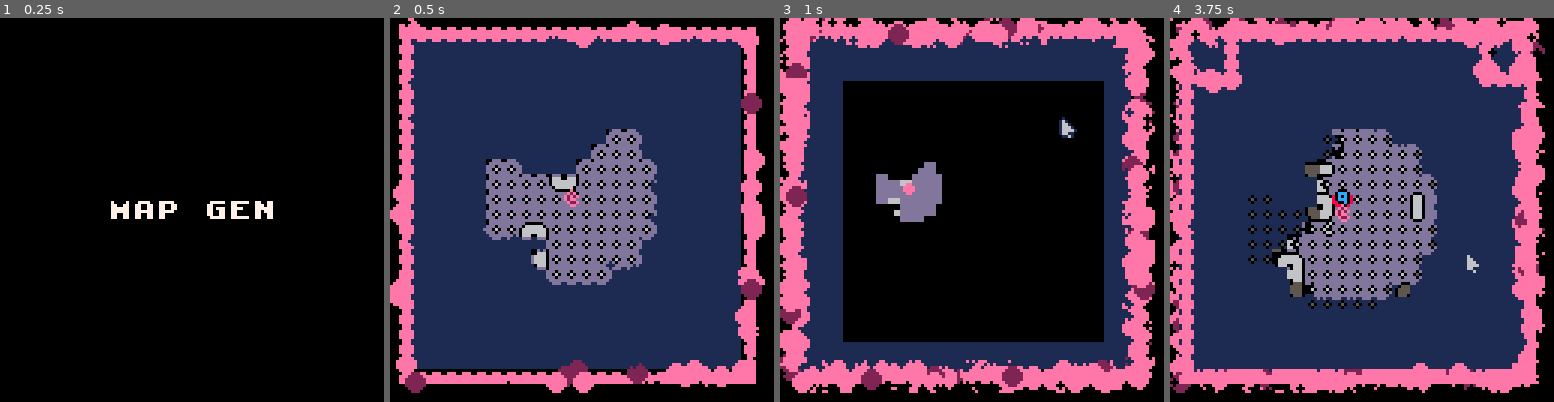
Above: before the commit, frames 1-4 (left to right).
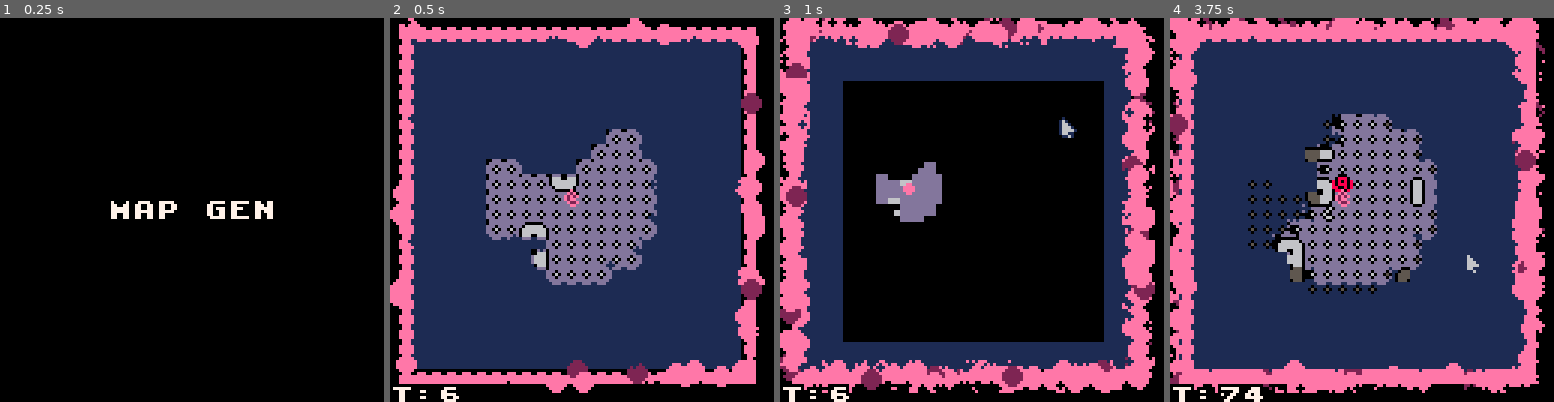
Above: after the commit, the same moments.

Repository: cpiod/blob-blob-blob
Game: PICO-8 cartridge blob.p8
Same seed, same stepped clock (60 frames per second), same inputs: the game is played once before the commit and once after it.
Inputs (mouse positions are in pixels of both pictures, inside the frame that each line leads up to):
- Up to frame 1 (0.25 s): no input
- Up to frame 2 (0.5 s): tap X (X key) at 0.33 s
- Up to frame 3 (1 s): click (1060, 121) at 0.67 s; tap O (Z key) at 0.7 s
- Up to frame 4 (3.75 s): tap X (X key) at 1.07, 1.85, 2.97 s; click (1216, 267) at 1.22 s; hold Right 1.6-2.1 s; tap O (Z key) every 0.4 s from 1.7 to 3.7 s; click (1277, 114) at 1.77 s; hold Up 2.15-2.42 s; click (1342, 259) at 2.32 s; hold Right 2.47-3.03 s; click (1404, 106) at 2.87 s; hold Left 3.08-3.58 s; click (1465, 256) at 3.42 s; hold Down from 3.63 s (still down)

Frame 1 is identical in both runs. In frame 2, 0.7% of the frame differs, in the area x 0-93%, y 0-100%; in frame 3, 0.4%; in frame 4, 11%, in the area x 0-98%, y 0-100%.

Commit message:
Hunger clock

Diff:
--- a/blob.p8
+++ b/blob.p8
@@ -6,6 +6,7 @@
 
 function _init()
  xp=0
+ hunger_delay=500
  poke(0x5f2d, 1) --enable mouse
  mouse_last_move=-100
  mouse_last_x=stat(32)
@@ -27,6 +28,7 @@
  redraw=false
  ents={}
  srand(2)--todo
+ depth=0
  mapgen()
  menuitem(1, "controls", function() show_controls=true end)
 end
@@ -36,6 +38,7 @@
 -- 11: monster input
 -- 12: end turn
 -- 13: blob auto input
+-- 14: hunger
 -- 20: game over
 
 table_los=split("-1,0,-2,-1,-3,-1,-4,-2,-5,-2,,,,,,,-1,0,-2,0,-3,-1,-4,-1,-5,-1,,,,,,,-1,0,-2,0,-3,0,-4,0,-5,0,,,,,,,-1 …(834 unchanged characters)…
@@ -115,6 +118,12 @@
 	   end
 	  elseif acting_ent.monster then
 	   status=11
+	  elseif acting_ent.hunger then
+	   for e in all(ents) do
+	    if(e.blob) e+=cmp("suffers",{dmg=1})
+	   end
+	   add_msg("sO HUNGRY!")
+	   acting_ent.t+=hunger_delay
 	  else
 	   assert(false)
 	  end
@@ -145,6 +154,13 @@
   sys_suffers(ents)
   sys_dead(ents)
 
+  -- check deaths
+  local found=false
+  for e in all(ents) do
+	  if(e.blob) found=true e.target=search_target(e)
+	 end
+	 -- game over
+	 if(not found) status=20
  end
 
  if dirty_cells then
@@ -155,12 +171,6 @@
 	 update_los_all()
 --		 printh("dirty_cell")
 	 redraw_heavy=true
-	 local found=false
-	 for e in all(ents) do
-	  if(e.blob) found=true e.target=search_target(e)
-	 end
-	 -- game over
-	 if(not found) status=20
  elseif rerender then
   create_tiles_one_blob(current_blob,false)
   update_los_one()
@@ -298,7 +308,7 @@
  draw_background_entities()
  if(show_map) draw_map()
  if(show_classes) draw_classes()
--- ?nice_print("T:"..turn,0,121)
+ ?nice_print("T:"..turn,0,121)
  draw_msg()
  draw_mouse()
  if(show_controls) draw_controls()
@@ -415,9 +425,9 @@
   ?desc[c.adj][3],x+2,y+14,col2
   color(nb==selected_class and 5 or 1)
   ?"aTK   "..c.atk,x+1,y+20
-  ?"aTKsPD "..(12-c.atkspd),x+30,y+20
+  ?"aTKsPD "..(10-c.atkspd\2),x+30,y+20
   ?"aRMOR "..c.armor,x+1,y+26
-  ?"mOVsPD "..(12-c.movspd),x+30,y+26
+  ?"mOVsPD "..(10-c.movspd\2),x+30,y+26
   if c.rangemax==c.rangemin then
    ?"rANGE "..c.rangemin,x+1,y+32
   elseif c.rangemax then
@@ -675,6 +685,7 @@
 function mapgen()
  nice_print("map gen",nil,60)
  flip()
+ depth+=1
  first_step()
  second_step()
  set_bitset_wall()
@@ -792,8 +803,14 @@
  mset(bestx,besty,35)
 
  for i=1,10 do
-  add_monster()
- end
+  local cnb=rnd(5)\1
+  if(depth==1) cnb=rnd(3)\1
+  add_monster(cnb)
+ end
+ local h=ent()+cmp("hunger",{})
+ h+=cmp("turn",{t=hunger_delay})
+ h+=cmp("hunger",{})
+ add(ents,h)
 end
 
 function get_empty_space()
@@ -969,22 +986,22 @@
 default_classes={
 [0]={c=0,adj="bASIC",atk=5,atkspd=10,
  armor=2,movspd=6,rangemin=1,rangemax=1},
-{c=1,adj="bASIC",atk=8,atkspd=16,
+{c=1,adj="bASIC",atk=8,atkspd=14,
  armor=4,movspd=16,rangemin=1,rangemax=1},
 {c=2,adj="bASIC",atk=6,atkspd=16,
  armor=1,movspd=10,rangemin=2,rangemax=8},
-{c=3,adj="bASIC",atk=3,atkspd=2,
+{c=3,adj="bASIC",atk=3,atkspd=4,
  armor=3,movspd=14,rangemin=1,rangemax=1},
 {c=4,adj="bASIC",atk=2,atkspd=10,
  armor=7,movspd=10,rangemin=1,rangemax=1}}
 
-function add_monster()
+function add_monster(cnb)
  local x,y=nil,nil
  while not can_move_to(x,y) do
   x=1+rnd(40)&-1
   y=1+rnd(40)&-1
  end
- local c=default_classes[4]
+ local c=default_classes[cnb]
  local e=ent()+cmp("monster",{hp=9})
  e+=cmp("pos",{x=x,y=y})
  e+=cmp("class",c)
@@ -1335,7 +1352,7 @@
 function wakeup(x,y)
  for e in all(ents) do
   if e.monster and e.x==x and e.y==y and e.turn==nil then
-   e+=cmp("turn",{t=turn+10})
+   e+=cmp("turn",{t=turn+20}) --mercy
   end
  end
 end
